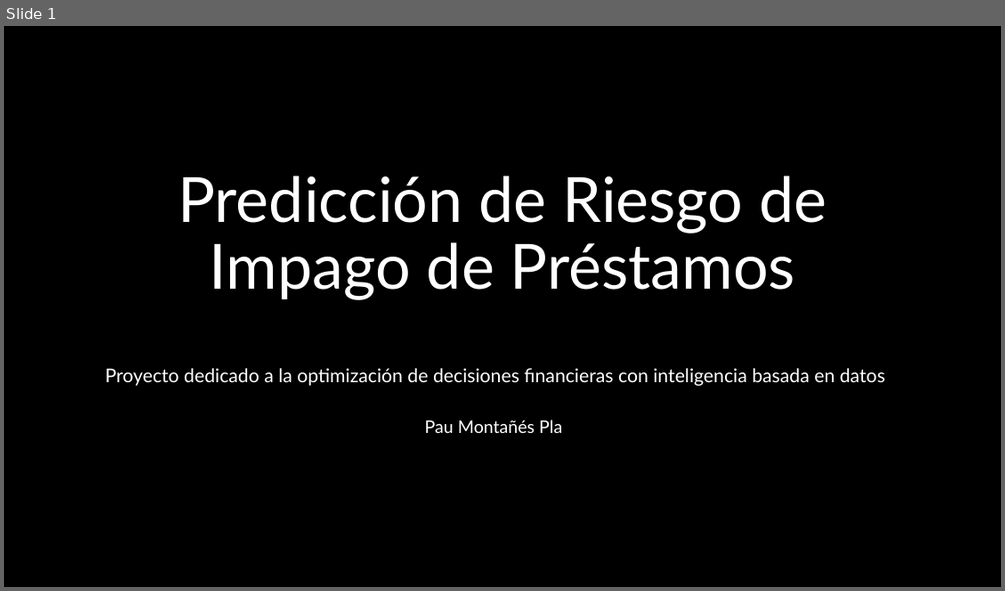
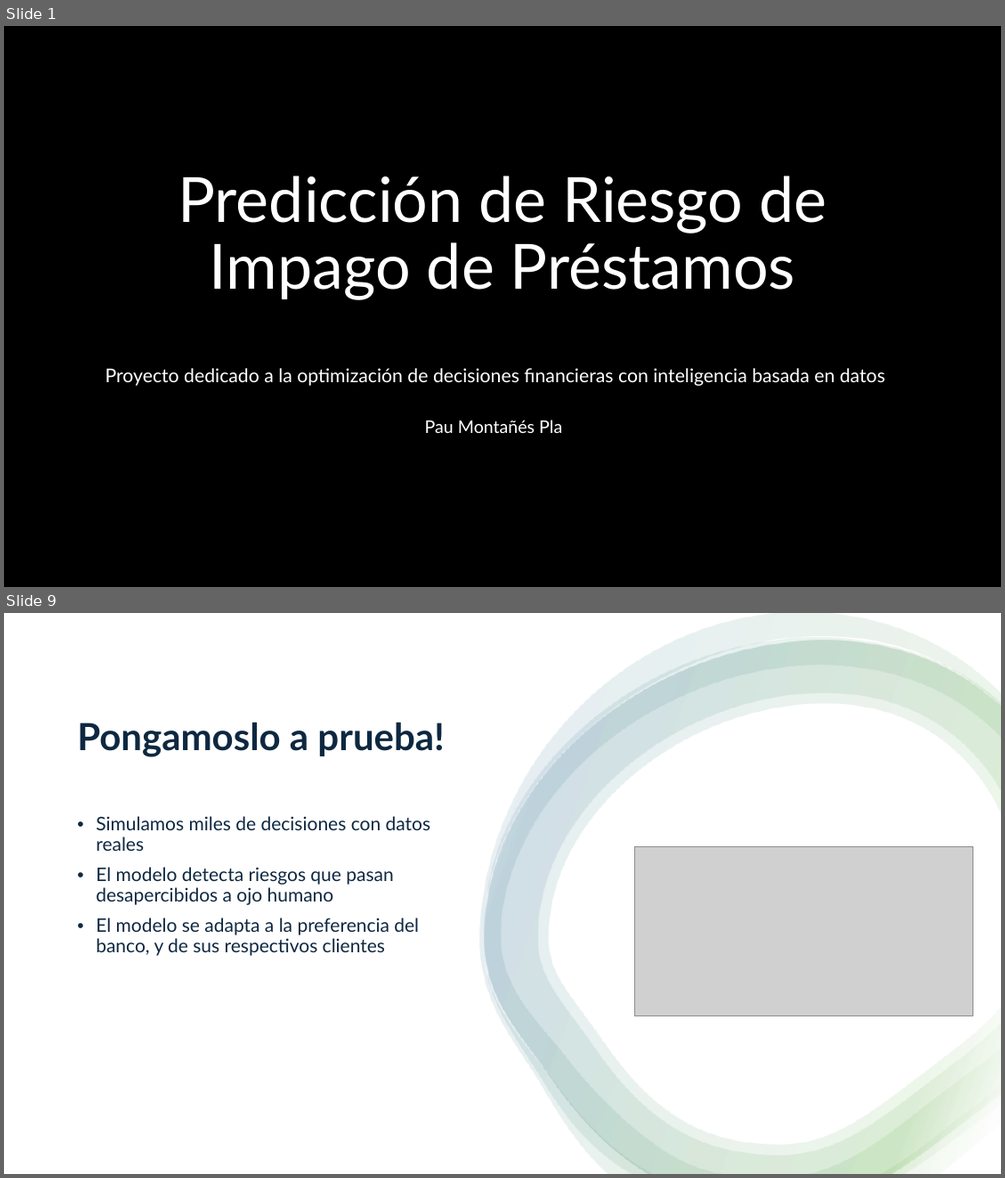
Before and after one commit to paumonty/ML_project, a slide deck: ML Proyect.pptx. Shown one above the other, each under a label of ours: slide 1 before the commit, slides 1 and 9 after it; the slides between them are not shown. The pictures are 1005x591 and 1005x1178 pixels, drawn with LibreOffice and Linux fonts; fonts in the diff are those of the drawing; grey boxes stand for pictures; background and template pictures are left out. Boxes give left, top, right and bottom in pixels: in the first picture for what was removed or moved away, otherwise in the second. Text is boxed around its words. In the diff, an @@ line names an element or a change of style, - is before the commit and + after.

```diff
--- a/ML Proyect.pptx
+++ b/ML Proyect.pptx
@@ slide 9 added at [4,613,1001,1174], background #FFFFFF @@
@@ rectangle added at [4,613,1001,1174], fill #FFFFFF @@
@@ group added at [479,613,1001,1174]: 4 freeform shapes @@
@@ title added at [77,722,445,757], 36 pt, text #0E2841, bold @@
+Pongamoslo a prueba!
@@ text added at [96,816,431,956], 18 pt, text #0E2841 @@
+• Simulamos miles de decisiones con datos reales
+• El modelo detecta riesgos que pasan desapercibidos a ojo humano
+• El modelo se adapta a la preferencia del banco, y de sus respectivos clientes
@@ picture added at [634,846,973,1016] @@
```
Also in this commit, not shown: 10 other slides added, 9 slides removed.
